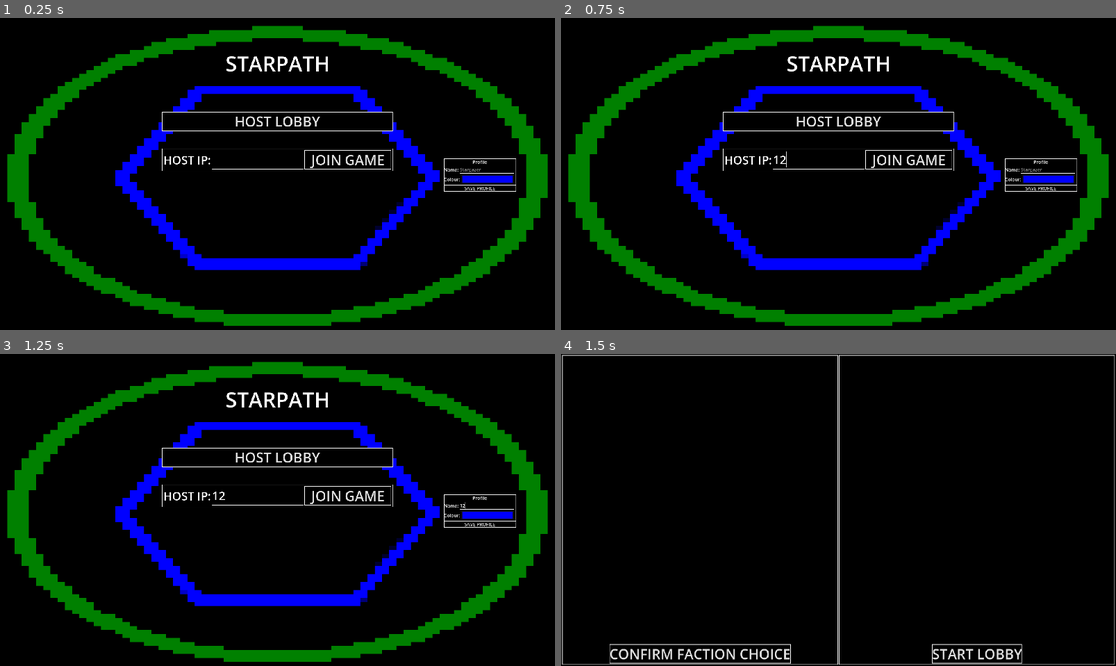
Above: before the commit, frames 1-4 (two rows, left to right).
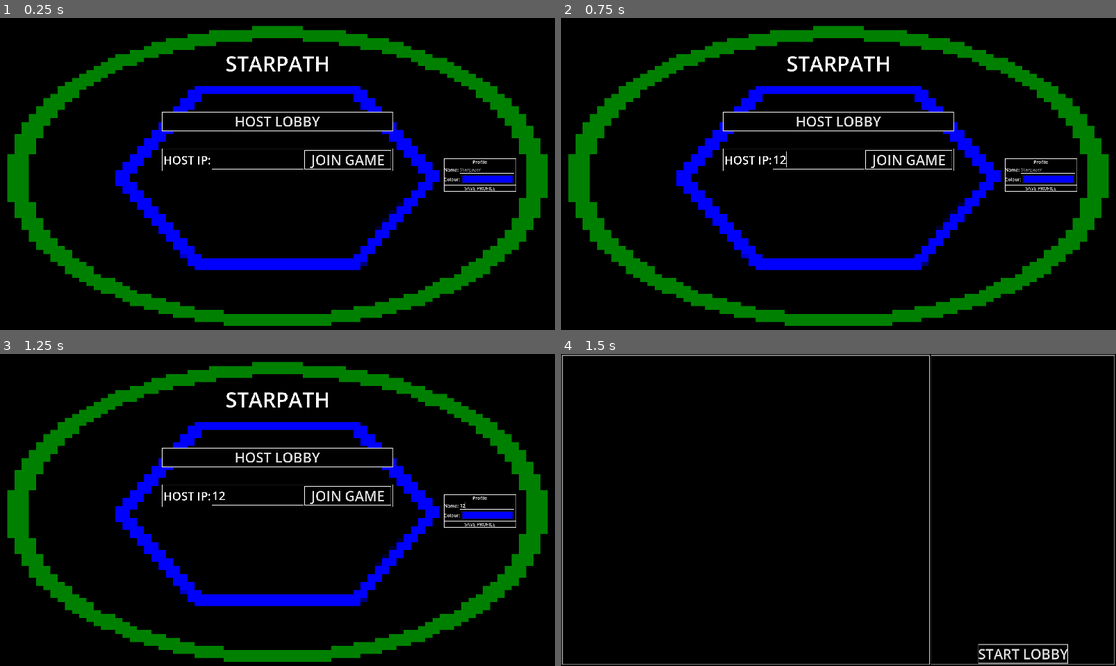
Above: after the commit, the same moments.

Repository: snhumphr/starpath
Game: Godot game, scene res://scenes/main_menu.tscn
Two runs of this game, one before a commit and one after it. Both use one fixed random seed, a clock stepped at 60 frames per second and the inputs below.
Inputs (mouse positions are in pixels of both pictures, inside the frame that each line leads up to):
- Up to frame 1 (0.25 s): no input
- Up to frame 2 (0.75 s): click (816, 158) at 0.52 s; type "12" at 0.6 s
- Up to frame 3 (1.25 s): click (488, 506) at 0.75 s; type "12" at 0.83 s
- Up to frame 4 (1.5 s): click "HOST LOBBY" at 1.25 s

Frames 1-3 are identical in both runs. In frame 4, 1.9% of the frame differs, in the area x 8-92%, y 0-100%.
Error in both runs: Out of bounds get index '0' (on base: 'PackedStringArray') (res://scripts/main_menu.gd:23)

Commit message:
More work on the lobby

Diff:
--- a/scenes/lobby.tscn
+++ b/scenes/lobby.tscn
@@ -55,6 +55,7 @@
 grow_vertical = 2
 
 [node name="PickButton" type="Button" parent="MarginContainer/HBoxContainer/Factions/Control"]
+visible = false
 custom_minimum_size = Vector2(300, 0)
 layout_mode = 1
 anchors_preset = -1
@@ -83,6 +84,7 @@
 [node name="Lobby" type="PanelContainer" parent="MarginContainer/HBoxContainer"]
 layout_mode = 2
 size_flags_horizontal = 3
+size_flags_stretch_ratio = 0.5
 theme_override_styles/panel = ExtResource("2_5gu6x")
 
 [node name="Control" type="Control" parent="MarginContainer/HBoxContainer/Lobby"]
--- a/scenes/player_card.tscn
+++ b/scenes/player_card.tscn
@@ -4,13 +4,13 @@
 [ext_resource type="StyleBox" uid="uid://dephhdukxnrse" path="res://assets/panels/blackwhite.tres" id="1_mvbqt"]
 [ext_resource type="StyleBox" uid="uid://dpns7fitr3coh" path="res://assets/panels/monoblack.tres" id="2_kx8ed"]
 
+[sub_resource type="StyleBoxFlat" id="StyleBoxFlat_foft5"]
+bg_color = Color(0.6, 0.6, 0.6, 0)
+
 [sub_resource type="StyleBoxFlat" id="StyleBoxFlat_nx7or"]
 bg_color = Color(0, 0, 0, 1)
 border_width_bottom = 2
 border_color = Color(1, 1, 1, 1)
-
-[sub_resource type="StyleBoxFlat" id="StyleBoxFlat_foft5"]
-bg_color = Color(0.6, 0.6, 0.6, 0)
 
 [sub_resource type="StyleBoxFlat" id="StyleBoxFlat_mvbqt"]
 bg_color = Color(0.6, 0.6, 0.6, 0)
@@ -34,11 +34,18 @@
 theme_override_styles/panel = ExtResource("1_mvbqt")
 
 [node name="VBoxContainer" type="VBoxContainer" parent="PanelContainer"]
+custom_minimum_size = Vector2(0, 110)
 layout_mode = 2
 theme_override_constants/separation = 0
+alignment = 1
 
 [node name="NameRow" type="HBoxContainer" parent="PanelContainer/VBoxContainer"]
 layout_mode = 2
+size_flags_vertical = 4
+
+[node name="VSeparator2" type="VSeparator" parent="PanelContainer/VBoxContainer/NameRow"]
+layout_mode = 2
+theme_override_styles/separator = SubResource("StyleBoxFlat_foft5")
 
 [node name="PlayerName" type="Label" parent="PanelContainer/VBoxContainer/NameRow"]
 layout_mode = 2
@@ -61,6 +68,10 @@
 [node name="ColourRow" type="HBoxContainer" parent="PanelContainer/VBoxContainer"]
 layout_mode = 2
 
+[node name="VSeparator3" type="VSeparator" parent="PanelContainer/VBoxContainer/ColourRow"]
+layout_mode = 2
+theme_override_styles/separator = SubResource("StyleBoxFlat_foft5")
+
 [node name="ColourName" type="Label" parent="PanelContainer/VBoxContainer/ColourRow"]
 layout_mode = 2
 text = "Colour:"
@@ -80,12 +91,17 @@
 [node name="FactionRow" type="HBoxContainer" parent="PanelContainer/VBoxContainer"]
 layout_mode = 2
 
+[node name="VSeparator4" type="VSeparator" parent="PanelContainer/VBoxContainer/FactionRow"]
+layout_mode = 2
+theme_override_styles/separator = SubResource("StyleBoxFlat_foft5")
+
 [node name="ColourName" type="Label" parent="PanelContainer/VBoxContainer/FactionRow"]
 layout_mode = 2
 text = "Faction:"
 
 [node name="FactionButton" type="OptionButton" parent="PanelContainer/VBoxContainer/FactionRow"]
 layout_mode = 2
+size_flags_vertical = 4
 
 [node name="VSeparator" type="VSeparator" parent="PanelContainer/VBoxContainer/FactionRow"]
 layout_mode = 2
--- a/scripts/lobby.gd
+++ b/scripts/lobby.gd
@@ -1,6 +1,7 @@
 extends Control
 
-var players: Array[Player]
+var players: Dictionary
+var factions: Array[Faction]
 
 func init(player_name: String, player_colour: Color) -> void:
 
@@ -9,42 +10,59 @@
 	print(multiplayer.is_server())
 	print(multiplayer.get_unique_id())
 
+	self.factions = self.init_factions()
+
 	rpc("add_player", player_name, player_colour.r, player_colour.g, player_colour.b)
+
+func init_factions() -> Array[Faction]:
+
+	var new_factions: Array[Faction] = []
+
+	var eater_faction: Faction = Eaters.new()
+	eater_faction.init(0) #TODO: check that this doesn't break anything!
+	new_factions.append(eater_faction)
+
+	return new_factions
 
 func update_players_column():
 
-	for player in players:
-		if player.network_id == multiplayer.get_unique_id():
-			pass
+	for key in players.keys():
+		var player: Player = players[key]
+		if key == multiplayer.get_unique_id():
+			self.add_player_card(player, true)
 		else:
-			pass
+			self.add_player_card(player, false)
+
+func add_player_card(player: Player, editing_allowed: bool = false) -> void:
+	var card_scene = load("res://scenes/player_card.tscn")
+	var instance = card_scene.instantiate()
+	instance.init(player, self.factions, editing_allowed)
+	self.get_node("MarginContainer/HBoxContainer/Lobby/Control/PlayersCol").add_child(instance)
 
 @rpc("any_peer", "call_local", "reliable")
 func add_player(player_name: String, r: float, g: float, b: float) -> void:
 	var new_player: Player = Player.new()
 	#var new_player: Dictionary = {}
 	new_player.network_id = multiplayer.get_remote_sender_id()
-	new_player.player_id = self.players.size() +1 #TODO: MAKE ABSOLUTELY SURE THAT ALL PLAYER IDS ARE CONSISTENT!!!!
 	new_player.player_name = player_name
-	new_player.faction_id = Faction.FACTION_IDS.NONE
+	new_player.faction_id = self.factions[0].fac_id
 	new_player.colour = Color(r, g, b)
-	self.players.append(new_player)
+	if not players.has(multiplayer.get_remote_sender_id()):
+		self.players[multiplayer.get_remote_sender_id()] = new_player
+	else:
+		printerr("Tried to add duplicate player")
 	self.update_players_column()
 	#print(new_player)
 
 @rpc("any_peer", "call_local", "reliable")
-func set_player(player_id: int, new_faction_id: Faction.FACTION_IDS = Faction.FACTION_IDS.NONE, new_name: String = "", r: float = 99.0, g: float = 99.0, b: float = 99.0) -> void:
+func set_player(new_faction_id: Faction.FACTION_IDS = Faction.FACTION_IDS.NONE, new_name: String = "", r: float = 99.0, g: float = 99.0, b: float = 99.0) -> void:
 
-	var player: Player = self.players[player_id-1]
-	var sender_id: int = multiplayer.get_remote_sender_id()
+	var player: Player = self.players[multiplayer.get_remote_sender_id()]
 
-	if sender_id == player.network_id:
-		if new_faction_id != Faction.FACTION_IDS.NONE:
-			player.faction_id = new_faction_id
-		if new_name != "": #TODO: check that the name isn't already in use before changing this
-			player.new_name = new_name
-		if r < 1.0 and g < 1.0 and b < 1.0:
-			player.colour = Color(r, g, b)
-		self.update_players_column()
-	else:
-		printerr(" wrong network id used to modify player")
+	if new_faction_id != Faction.FACTION_IDS.NONE:
+		player.faction_id = new_faction_id
+	if new_name != "": #TODO: check that the name isn't already in use before changing this
+		player.new_name = new_name
+	if r < 1.0 and g < 1.0 and b < 1.0:
+		player.colour = Color(r, g, b)
+	self.update_players_column()
--- a/scripts/player_card.gd
+++ b/scripts/player_card.gd
@@ -1,4 +1,23 @@
 extends MarginContainer
 
-func init() -> void:
-	pass
+func init(player: Player, factions: Array[Faction], editing_allowed: bool) -> void:
+
+	var name_row: Node = self.get_node("PanelContainer/VBoxContainer/NameRow")
+	var colour_row: Node = self.get_node("PanelContainer/VBoxContainer/ColourRow")
+	var faction_row: Node = self.get_node("PanelContainer/VBoxContainer/FactionRow")
+
+	colour_row.get_node("ColourButton").color = player.colour
+	name_row.get_node("NameEdit").set_text(player.player_name)
+
+	var faction_button: OptionButton = faction_row.get_node("FactionButton")
+
+	for i in range(factions.size()):
+		var faction: Faction = factions[i]
+		faction_button.add_item(Faction.FACTION_NAMES[faction.fac_id][1], faction.fac_id)
+
+	faction_button.select(faction_button.get_item_index(player.faction_id))
+
+	if not editing_allowed:
+		colour_row.get_node("ColourButton").set_disabled(true)
+		name_row.get_node("NameEdit").set_editable(false)
+		faction_button.set_disabled(true)
